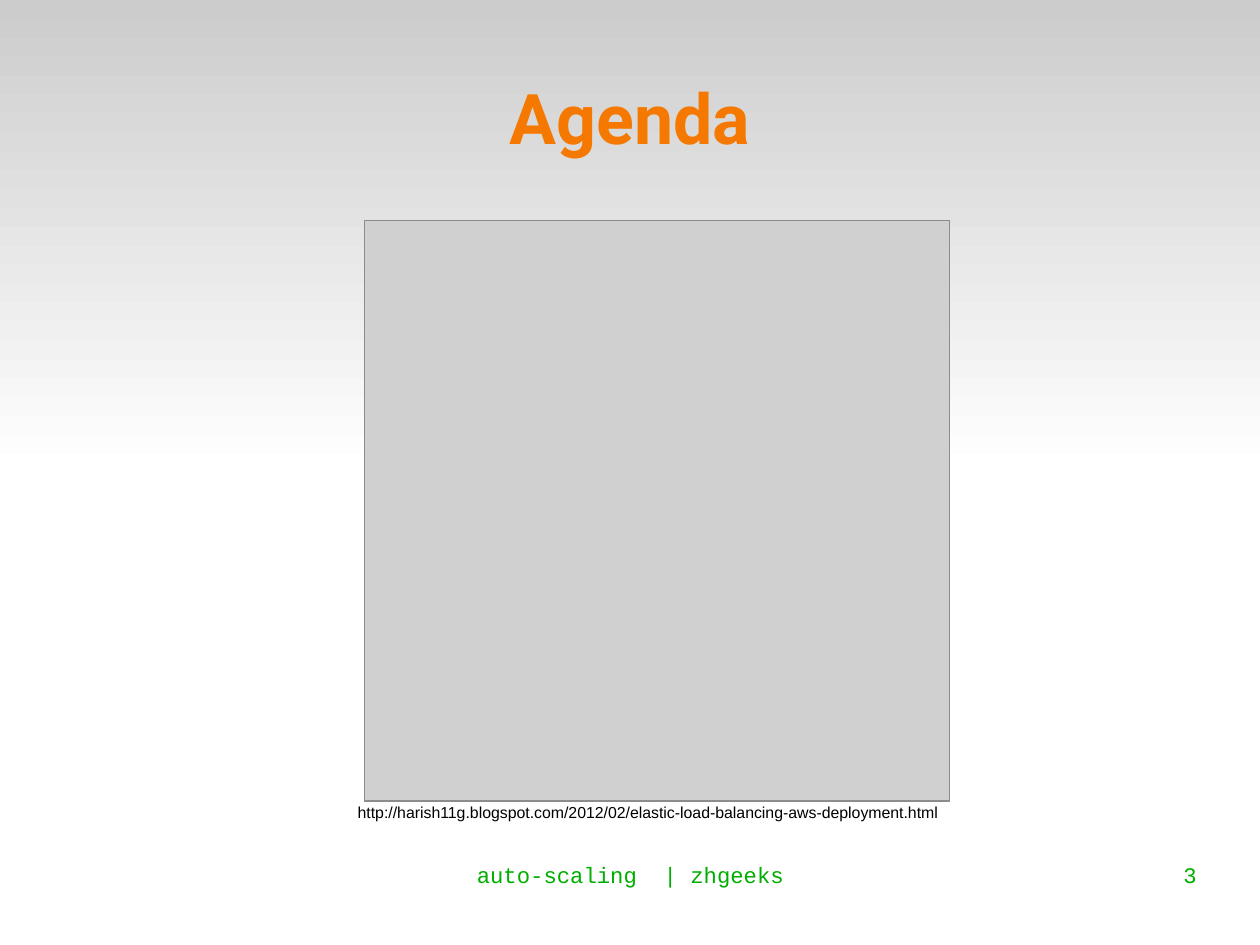
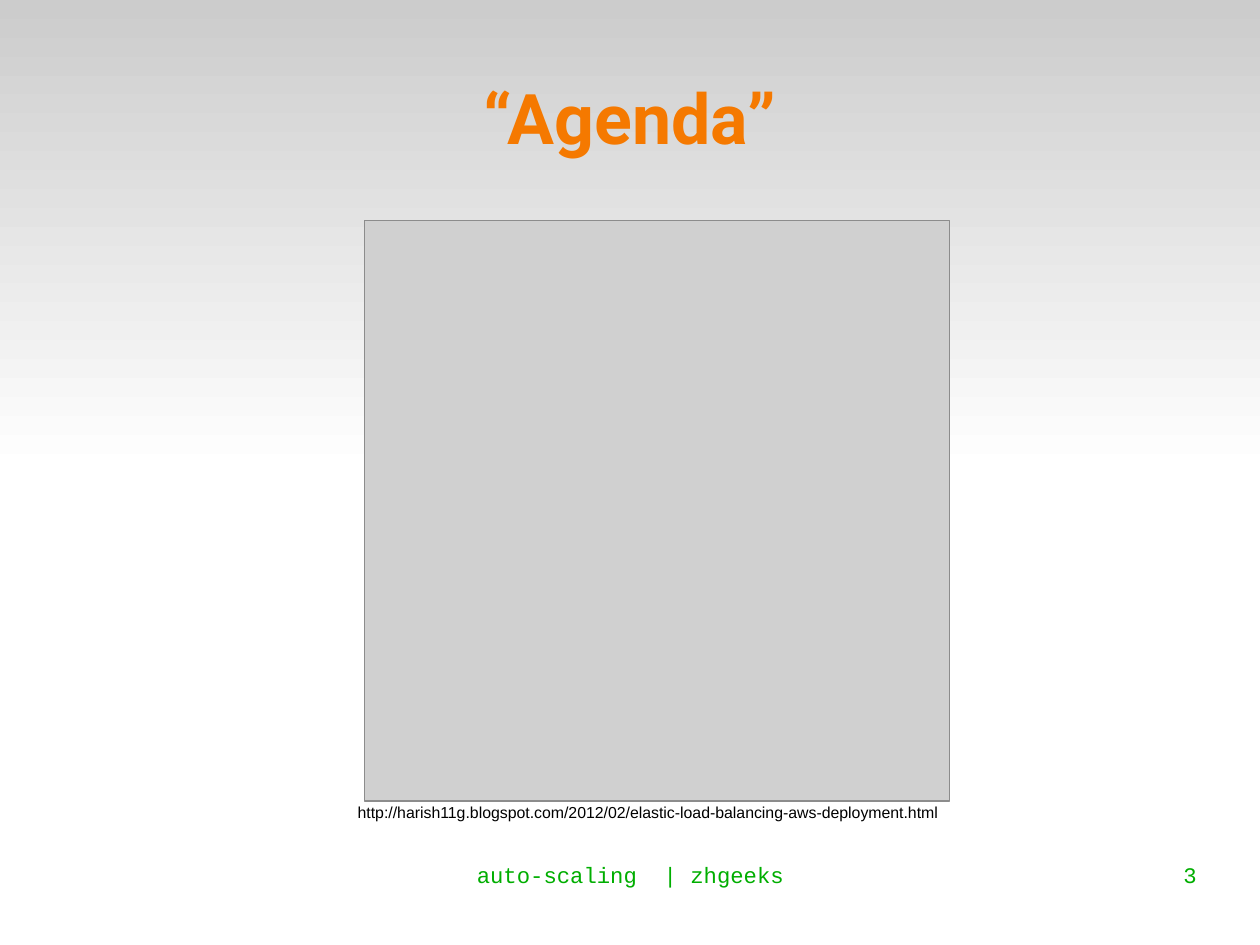
Before and after one commit to zhgeeks/presentations, a slide deck: slide 3 of 2012-May-15/auto-scaling.odp. Drawn at 1260x945 pixels with LibreOffice and Linux fonts; fonts in the diff are those of the drawing; grey boxes stand for pictures. Boxes give left, top, right and bottom in pixels: in the first picture for what was removed or moved away, otherwise in the second. Text is boxed around its words. In the diff, an @@ line names an element or a change of style, - is before the commit and + after.

```diff
--- a/2012-May-15/auto-scaling.odp
+++ b/2012-May-15/auto-scaling.odp
@@ title at box(483, 90, 776, 159): text changed @@
-Agenda
+“Agenda”
```
Also in this commit, not shown: 1 other slide changed, 3 slides added.
